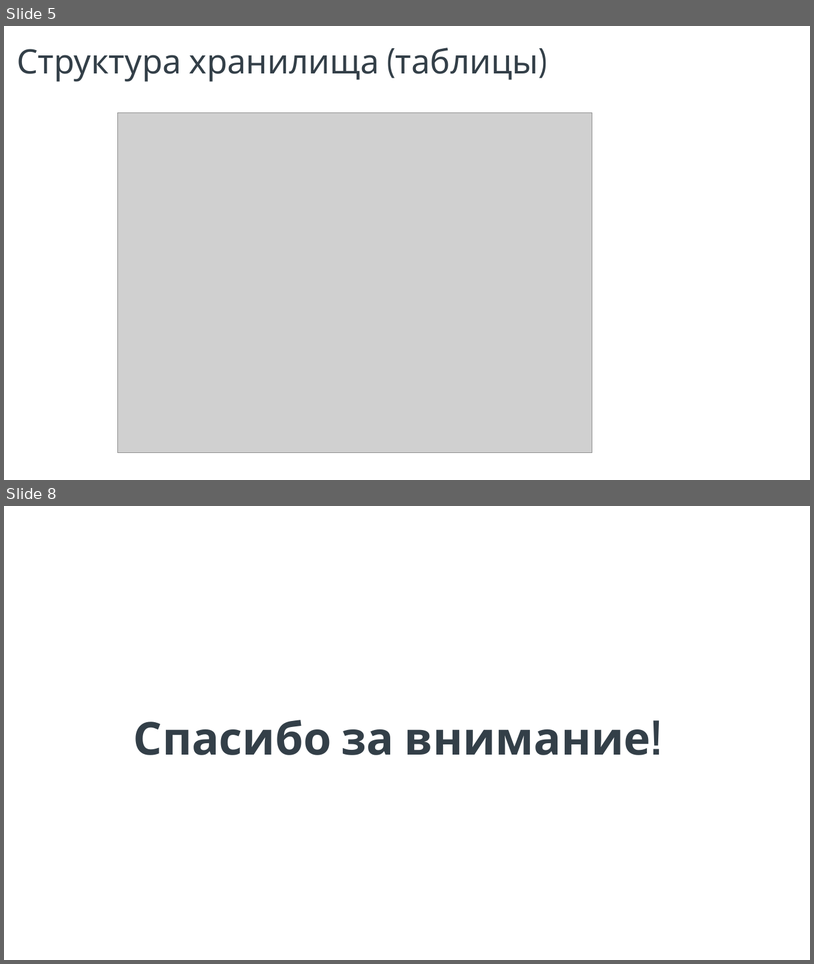
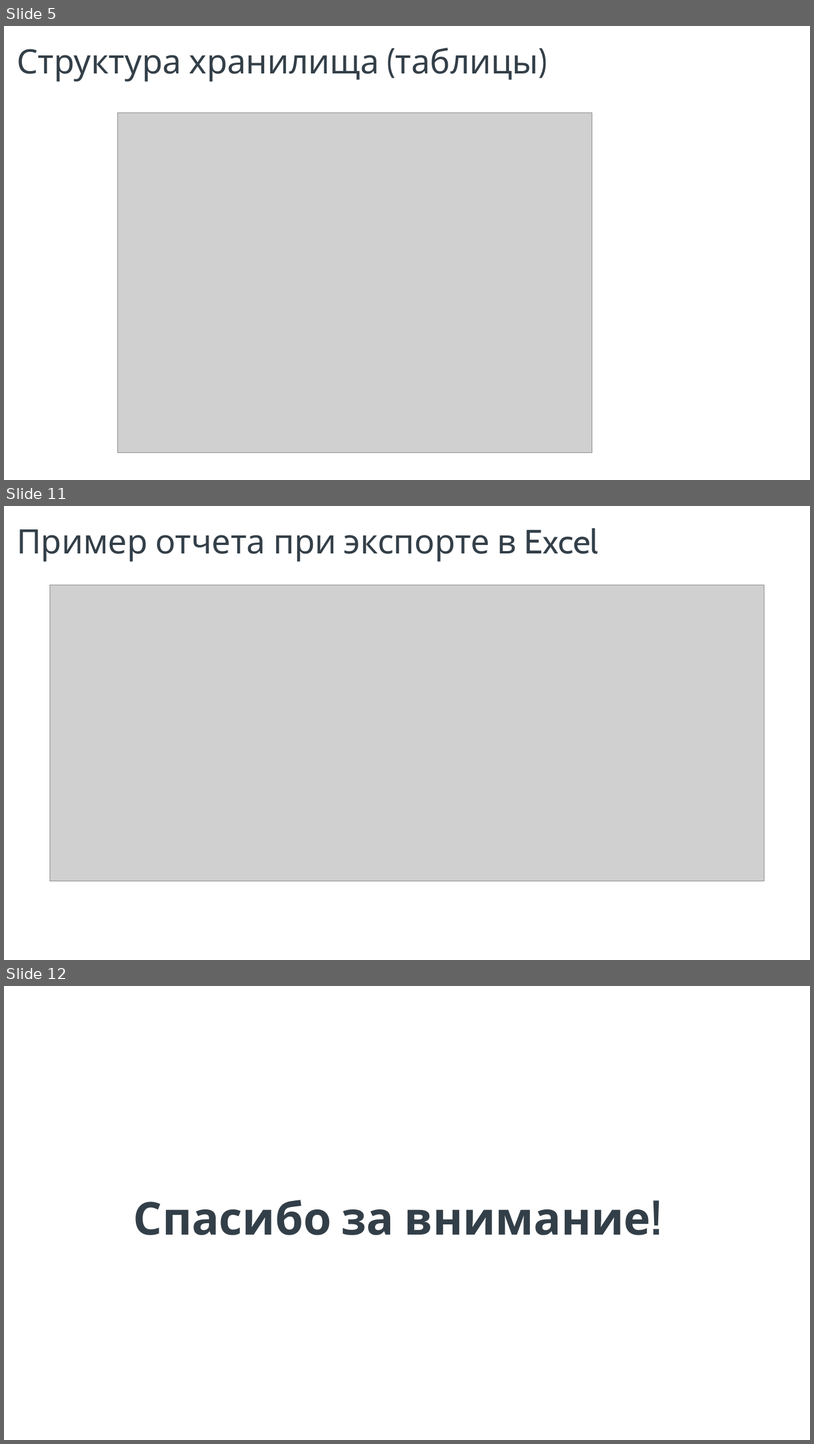
Before and after one commit to AndrSor/Course_PLSQL_SB, a slide deck: Course Work/Презентация проекта.pptx. Shown one above the other, each under a label of ours: slides 5 and 8 before the commit, slides 5, 11 and 12 after it; the slides between them are not shown. The pictures are 814x964 and 814x1444 pixels, drawn with LibreOffice and Linux fonts; fonts in the diff are those of the drawing; grey boxes stand for pictures; background and template pictures are left out. Boxes give left, top, right and bottom in pixels: in the first picture for what was removed or moved away, otherwise in the second. Text is boxed around its words. In the diff, an @@ line names an element or a change of style, - is before the commit and + after.

```diff
--- a/Course Work/Презентация проекта.pptx
+++ b/Course Work/Презентация проекта.pptx
@@ slide 11 added at (4,506,810,960), background #FFFFFF; not listed: 1 template element that a slide beside it also shows @@
@@ text added at (17,528,599,562), 40 pt, text #333F48 @@
+Пример отчета при экспорте в Excel
@@ picture added at (50,585,764,881) @@
@@ what was slide 8 is now slide 12 @@
```
Also in this commit, not shown: 1 slide changed, 4 other slides added, 1 slide removed, 6 other files.
